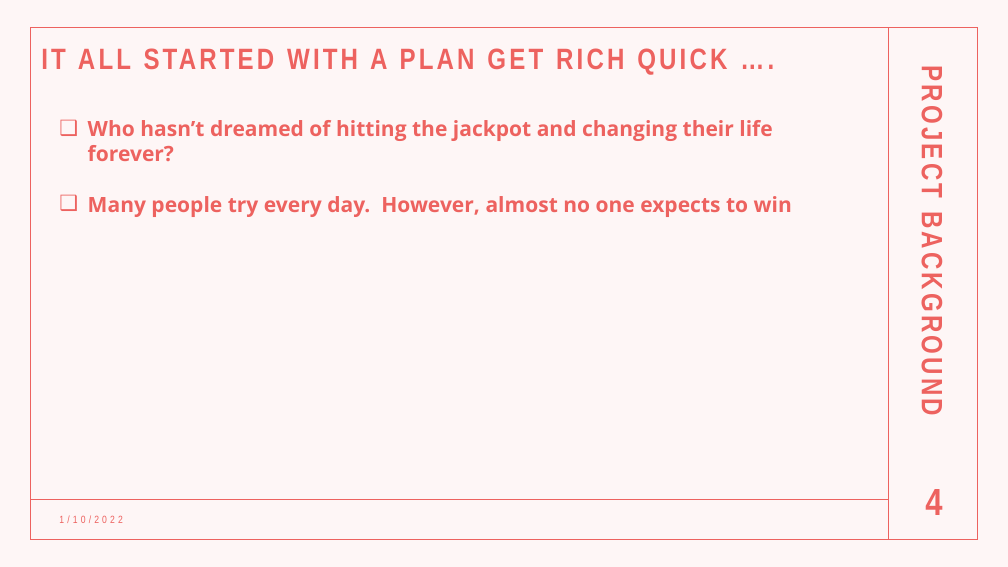
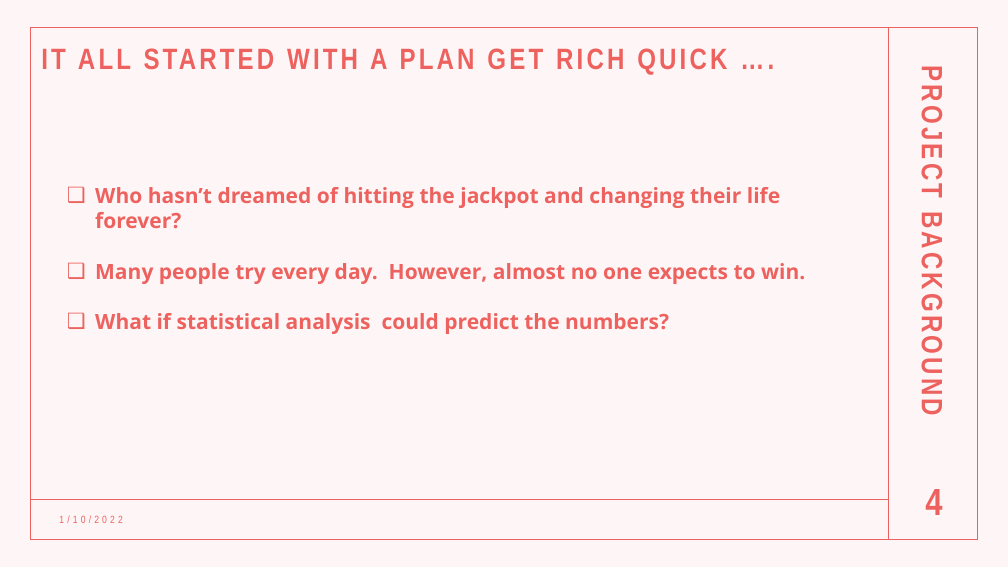
Before and after one commit to AlbiKovi/DSO110---Final-Group-Project, a slide deck: slide 4 of Is the Mega Millions a Mega Trap.pptm. Drawn at 1008x567 pixels with LibreOffice and Linux fonts; fonts in the diff are those of the drawing. Boxes give left, top, right and bottom in pixels: in the first picture for what was removed or moved away, otherwise in the second. Text is boxed around its words. In the diff, an @@ line names an element or a change of style, - is before the commit and + after.

```diff
--- a/Is the Mega Millions a Mega Trap.pptm
+++ b/Is the Mega Millions a Mega Trap.pptm
@@ text "Who hasn’t dreamed of hitting ...": place and size @@
-text "Who hasn’t dreamed of hitting ..." at bbox=[88, 120, 792, 217]
+text "Who hasn’t dreamed of hitting ..." at bbox=[95, 187, 805, 334]
@@ text at bbox=[95, 263, 805, 334]: text changed @@
-❑ Many people try every day. However, almost no one expects to win
+❑ Many people try every day. However, almost no one expects to win.
+❑ What if statistical analysis could predict the numbers?
```
Also in this commit, not shown: 4 other slides changed, 2 slides added.
